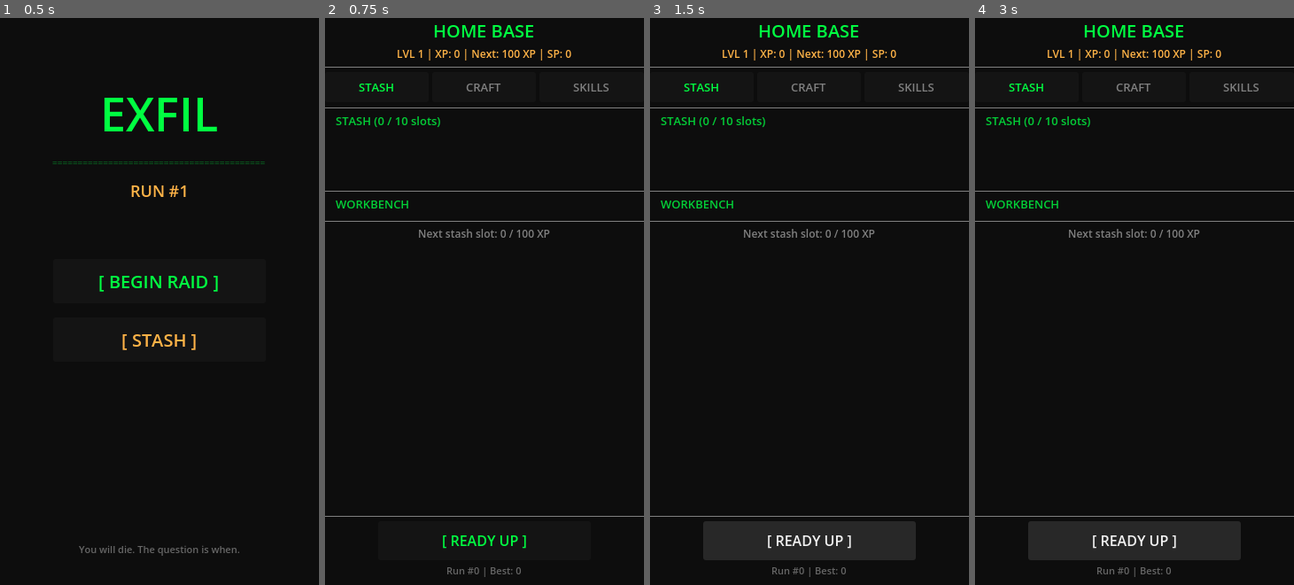
Above: before the commit, frames 1-4 (left to right).
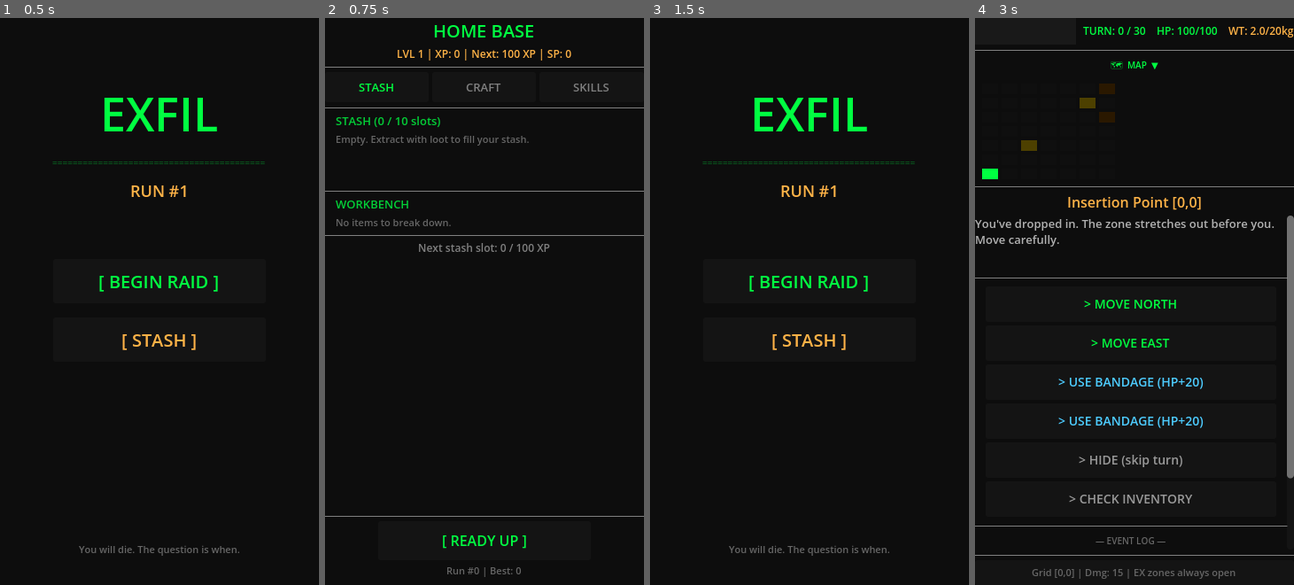
Above: after the commit, the same moments.

Repository: RJDray/Exfil
Game: Godot game, scene res://scenes/MainMenu.tscn
Two runs of this game, one before a commit and one after it. Both use one fixed random seed, a clock stepped at 60 frames per second and the inputs below.
Inputs (mouse positions are in pixels of both pictures, inside the frame that each line leads up to):
- Up to frame 1 (0.5 s): no input
- Up to frame 2 (0.75 s): click "[ STASH ]" at 0.5 s
- Up to frame 3 (1.5 s): click "[ READY UP ]" at 1.25 s
- Up to frame 4 (3 s): click (1134, 278) at 2 s, where only the run after the commit has a clickable "[ BEGIN RAID ]"; click (1134, 539) at 2.75 s, where only the run before the commit has a clickable "[ READY UP ]"

Frame 1 is identical in both runs. In frame 2, 1.3% of the frame differs, in the area x 0-100%, y 20-42%; in frame 3, 8.8%; in frame 4, 13%, in the area x 0-100%, y 1-99%.
Error before the commit: Parse Error: Cannot infer the type of "desc_text" variable because the value doesn't have a set type. (res://scripts/HomeBase.gd:286)

Commit message:
fix: explicit String type for desc_text dict lookup

Diff:
--- a/scripts/HomeBase.gd
+++ b/scripts/HomeBase.gd
@@ -283,7 +283,7 @@
 
 			# Description
 			var desc_lbl := Label.new()
-			var desc_text := skill["desc"]
+			var desc_text: String = skill["desc"]
 			if prereq != "":
 				var prereq_def: Dictionary = SkillTree.SKILLS.get(prereq, {})
 				var prereq_name: String = prereq_def.get("name", prereq)
